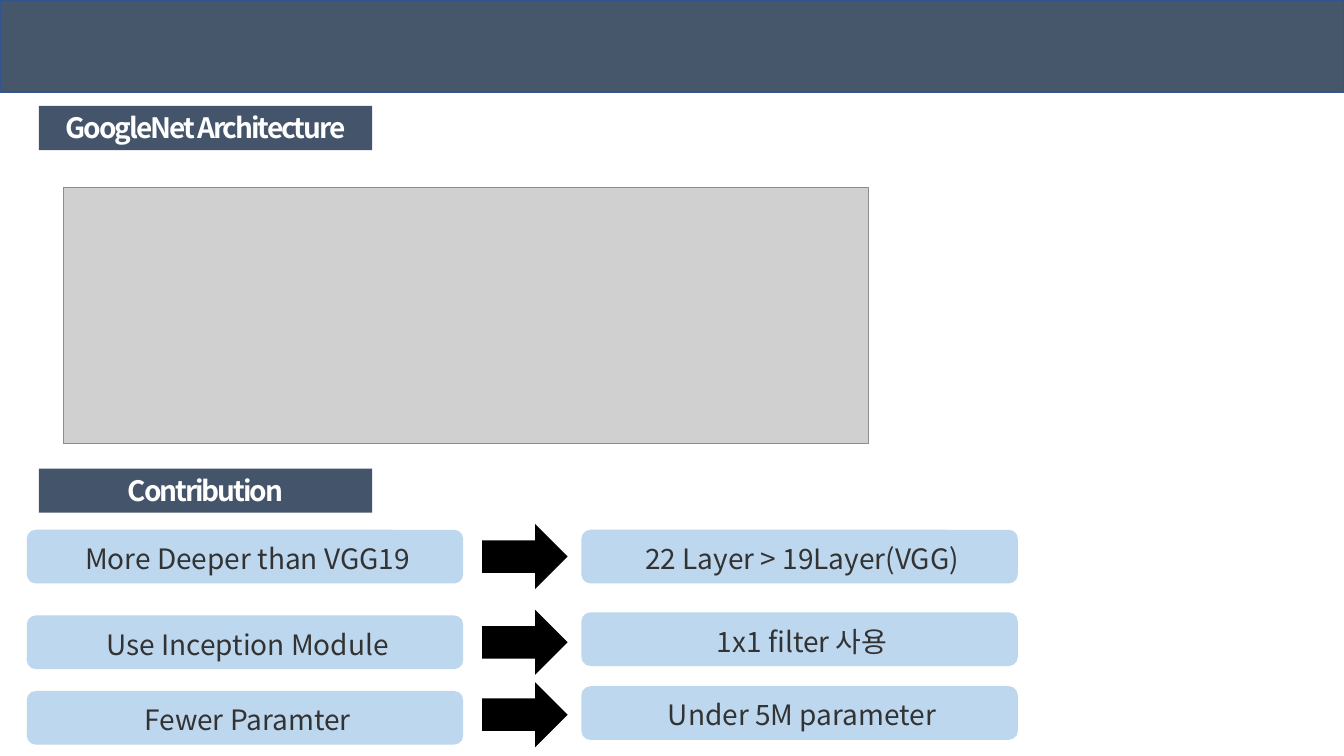
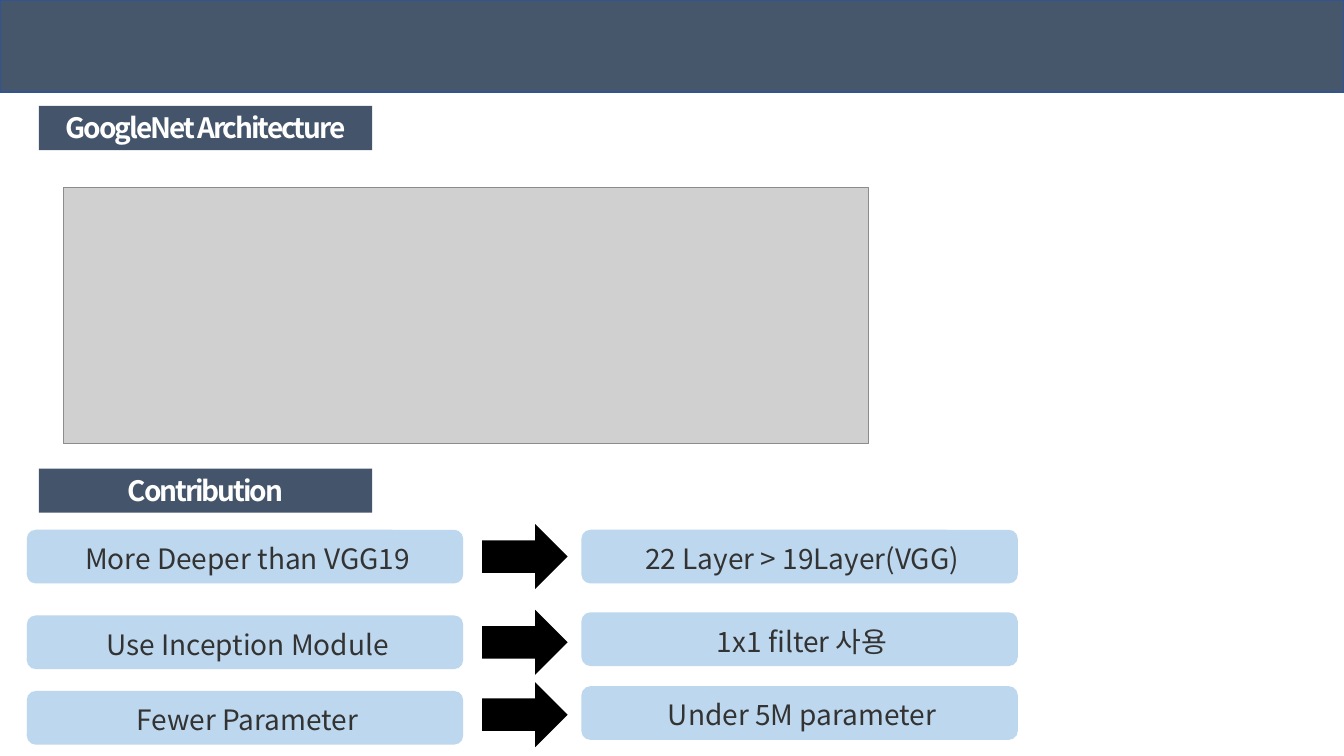
Before and after one commit to winston1214/BOAZ, a slide deck: slide 8 of Study_Summer_vacation/8week/standalone_DL_8week.pptx. Drawn at 1344x756 pixels with LibreOffice and Linux fonts; fonts in the diff are those of the drawing; grey boxes stand for pictures. Boxes give left, top, right and bottom in pixels: in the first picture for what was removed or moved away, otherwise in the second. Text is boxed around its words. In the diff, an @@ line names an element or a change of style, - is before the commit and + after.

```diff
--- a/Study_Summer_vacation/8week/standalone_DL_8week.pptx
+++ b/Study_Summer_vacation/8week/standalone_DL_8week.pptx
@@ text at (x1=137, y1=709, x2=358, y2=731): text changed @@
-Fewer Paramter
+Fewer Parameter
```
Also in this commit, not shown: 2 other slides changed, 2 other files.
